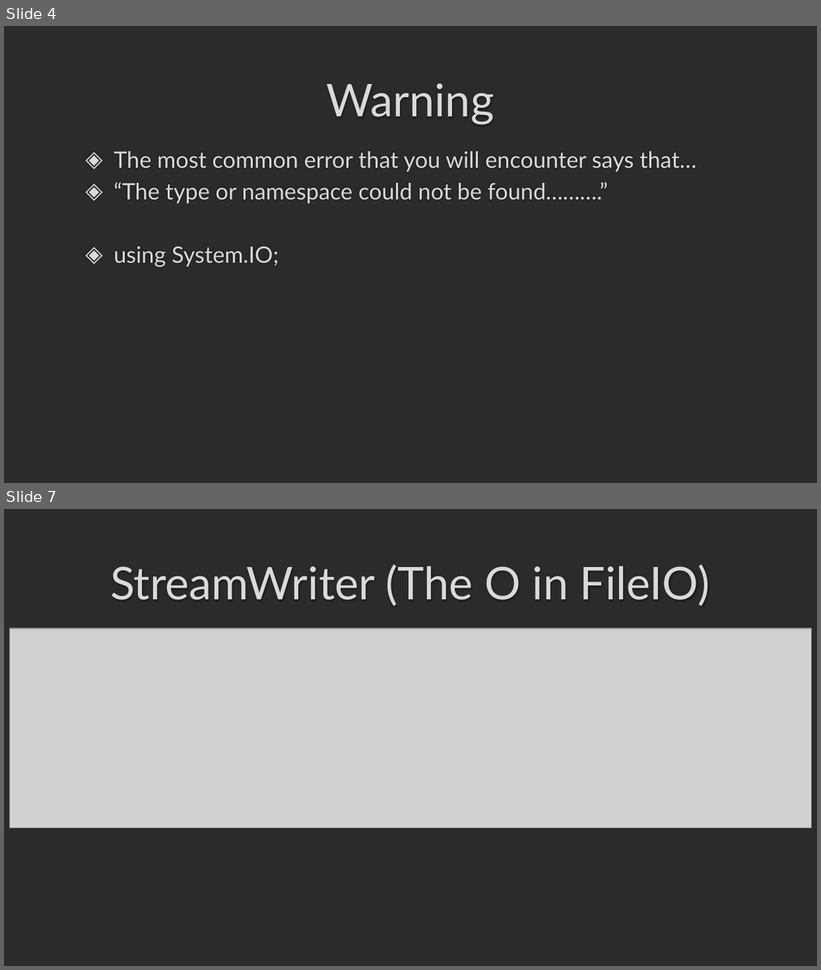
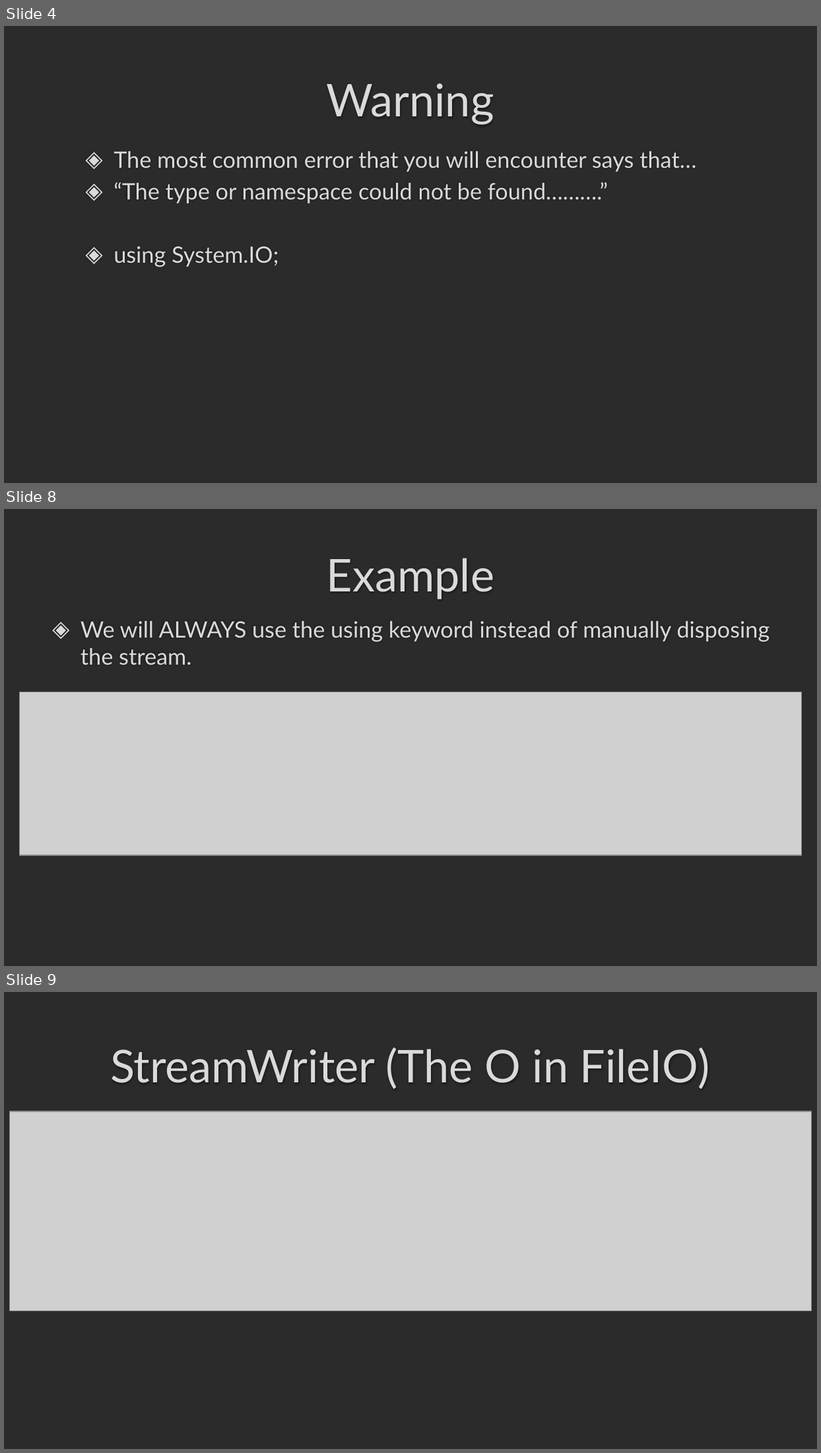
Before and after one commit to darrare/CS-3020, a slide deck: Documents/Powerpoints/3.0 FileIO.pptx. Shown one above the other, each under a label of ours: slides 4 and 7 before the commit, slides 4, 8 and 9 after it; the slides between them are not shown. The pictures are 821x970 and 821x1453 pixels, drawn with LibreOffice and Linux fonts; fonts in the diff are those of the drawing; grey boxes stand for pictures; background and template pictures are left out; a plain dark background stands for a picture behind light text. Boxes give left, top, right and bottom in pixels: in the first picture for what was removed or moved away, otherwise in the second. Text is boxed around its words. In the diff, an @@ line names an element or a change of style, - is before the commit and + after.

```diff
--- a/Documents/Powerpoints/3.0 FileIO.pptx
+++ b/Documents/Powerpoints/3.0 FileIO.pptx
@@ slide 8 added at (x1=4, y1=509, x2=817, y2=966), background picture (left out) @@
@@ title added at (x1=327, y1=558, x2=494, y2=599), 40 pt, text #DADADA @@
+Example
@@ text added at (x1=81, y1=621, x2=770, y2=665), 20 pt, text #DADADA @@
+◈ We will ALWAYS use the using keyword instead of manually disposing the stream.
@@ picture added at (x1=19, y1=692, x2=802, y2=855) @@
@@ what was slide 7 is now slide 9 @@
```
Also in this commit, not shown: 1 slide changed, 3 other slides added, 1 slide removed, 5 other files.
